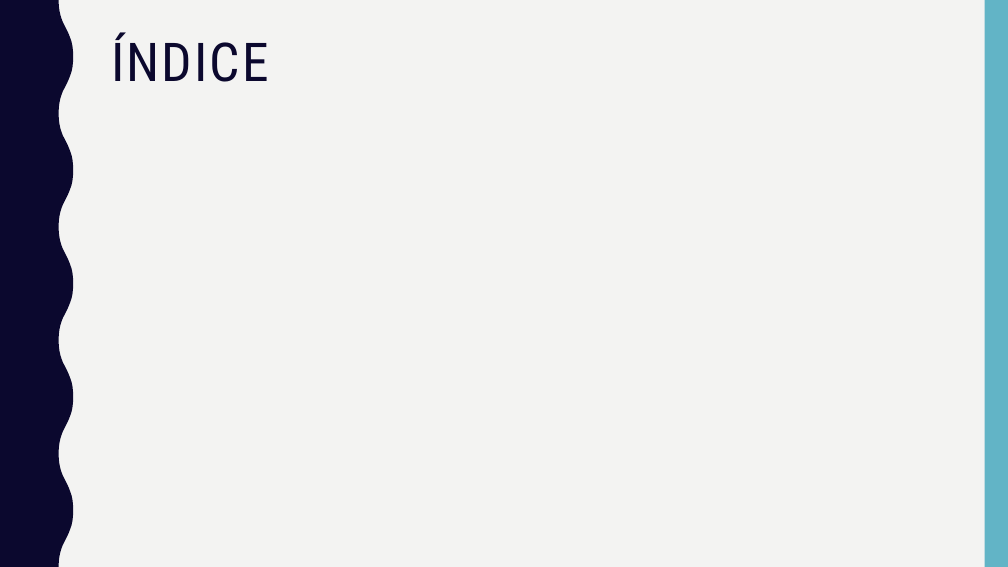
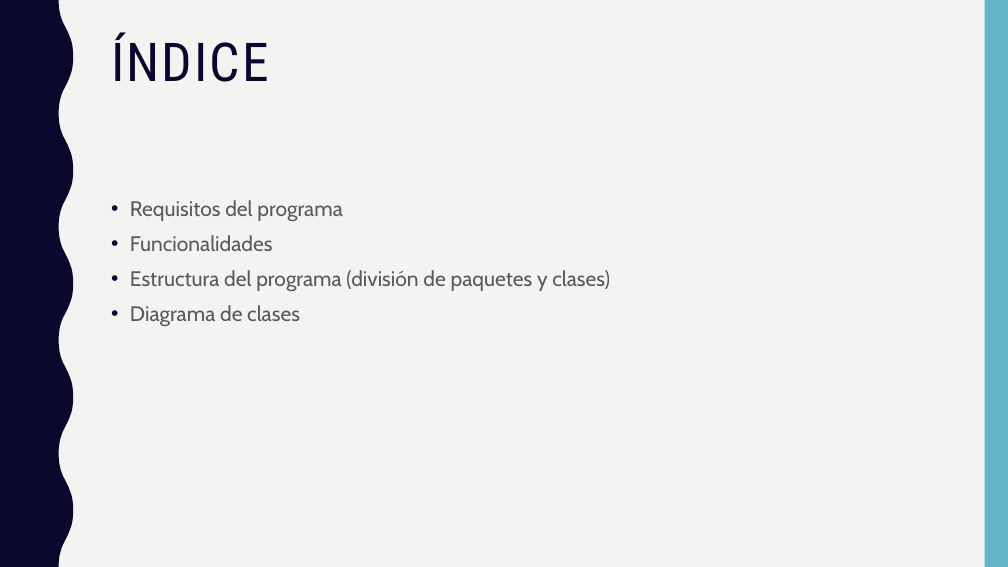
Before and after one commit to randomkwiz/ejercicioApuestasJDBC, a slide deck: slide 2 of ApuestasJDBC.pptx. Drawn at 1008x567 pixels with LibreOffice and Linux fonts; fonts in the diff are those of the drawing. Boxes give left, top, right and bottom in pixels: in the first picture for what was removed or moved away, otherwise in the second. Text is boxed around its words. In the diff, an @@ line names an element or a change of style, - is before the commit and + after.

Commit message:
Todo puesto en el main
falta comprobar que funcione
y si sobra tiempo, mejorar la estructura y tal

```diff
--- a/ApuestasJDBC.pptx
+++ b/ApuestasJDBC.pptx
@@ text added at (130, 200, 610, 326), 20 pt, text #595959 @@
+• Requisitos del programa
+• Funcionalidades
+• Estructura del programa (división de paquetes y clases)
+• Diagrama de clases
```
Also in this commit, not shown: 7 other files.
